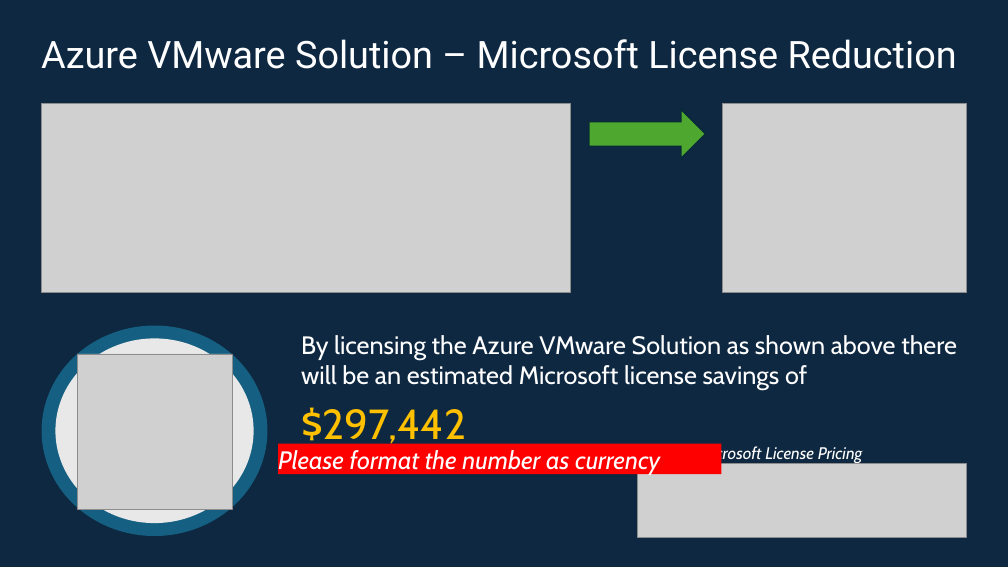
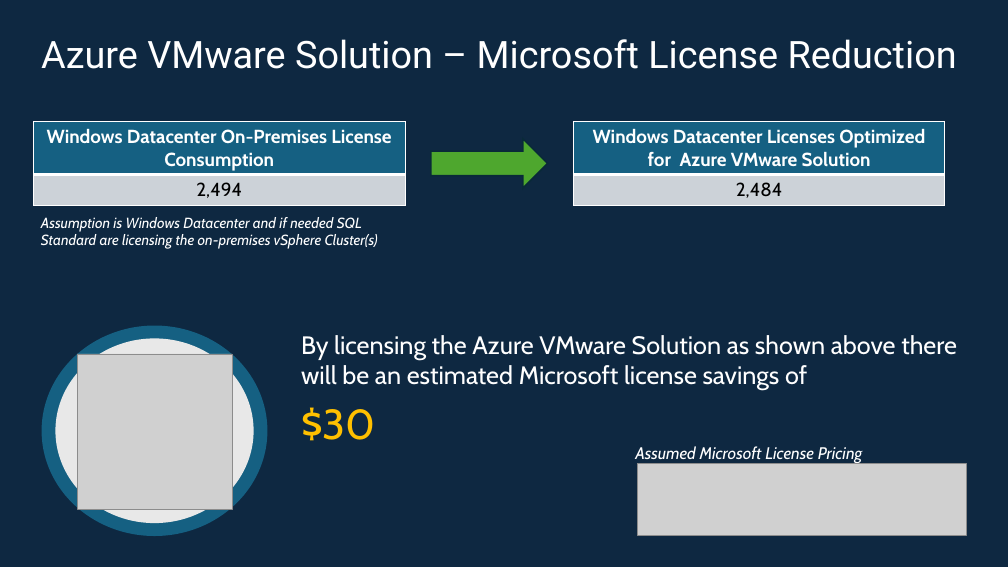
Before and after one commit to Trevor-Davis/Azure-VMware-Solution, a slide deck: slide 7 of AVS-Sizer/AVSDemandGen.pptm. Drawn at 1008x567 pixels with LibreOffice and Linux fonts; fonts in the diff are those of the drawing; grey boxes stand for pictures. Boxes give left, top, right and bottom in pixels: in the first picture for what was removed or moved away, otherwise in the second. Text is boxed around its words. In the diff, an @@ line names an element or a change of style, - is before the commit and + after.

```diff
--- a/AVS-Sizer/AVSDemandGen.pptm
+++ b/AVS-Sizer/AVSDemandGen.pptm
@@ picture removed at (x1=42, y1=103, x2=571, y2=292) @@
@@ picture removed at (x1=722, y1=103, x2=966, y2=292) @@
@@ table added at (x1=33, y1=122, x2=405, y2=206), 2 rows, 1 columns @@
+Windows Datacenter On-Premises License Consumption
+2,494
@@ right arrow moved from (x1=589, y1=110, x2=706, y2=159) to (x1=431, y1=139, x2=547, y2=188) @@
@@ table added at (x1=573, y1=122, x2=945, y2=206), 2 rows, 1 columns @@
+Windows Datacenter Licenses Optimized for Azure VMware Solution
+2,484
@@ text added at (x1=41, y1=217, x2=378, y2=249), 14 pt, text #FFFFFF, italic @@
+Assumption is Windows Datacenter and if needed SQL Standard are licensing the on-premises vSphere Cluster(s)
@@ text at (x1=301, y1=407, x2=375, y2=441): text changed @@
-$297,442
+$30
@@ rectangle removed at (x1=278, y1=444, x2=721, y2=474) @@
-Please format the number as currency
```
Also in this commit, not shown: 8 other slides changed, 5 other files.
